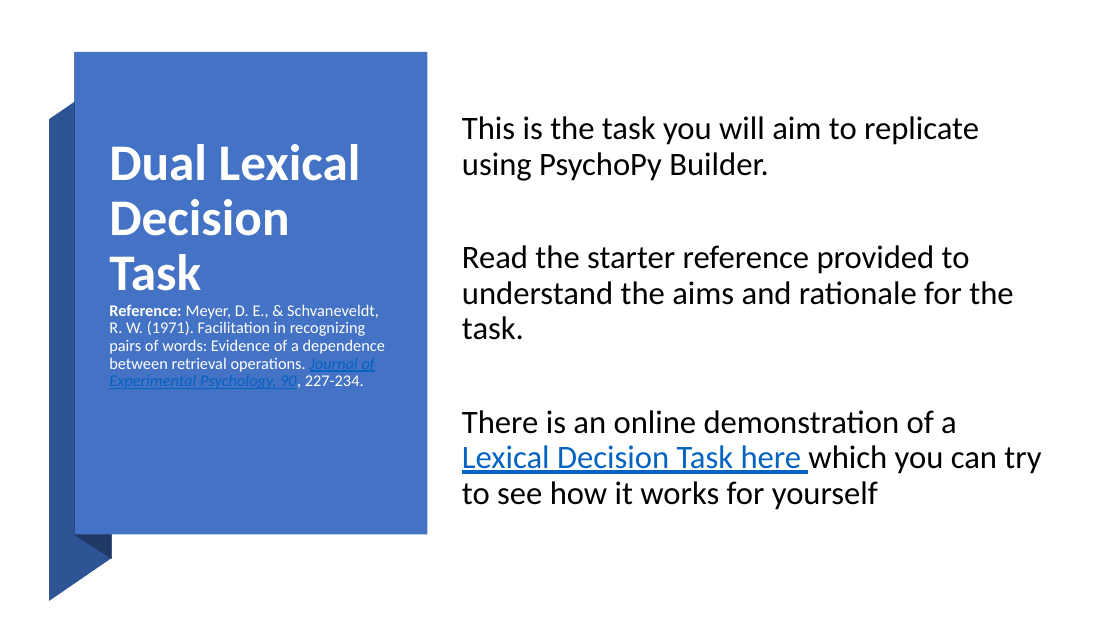
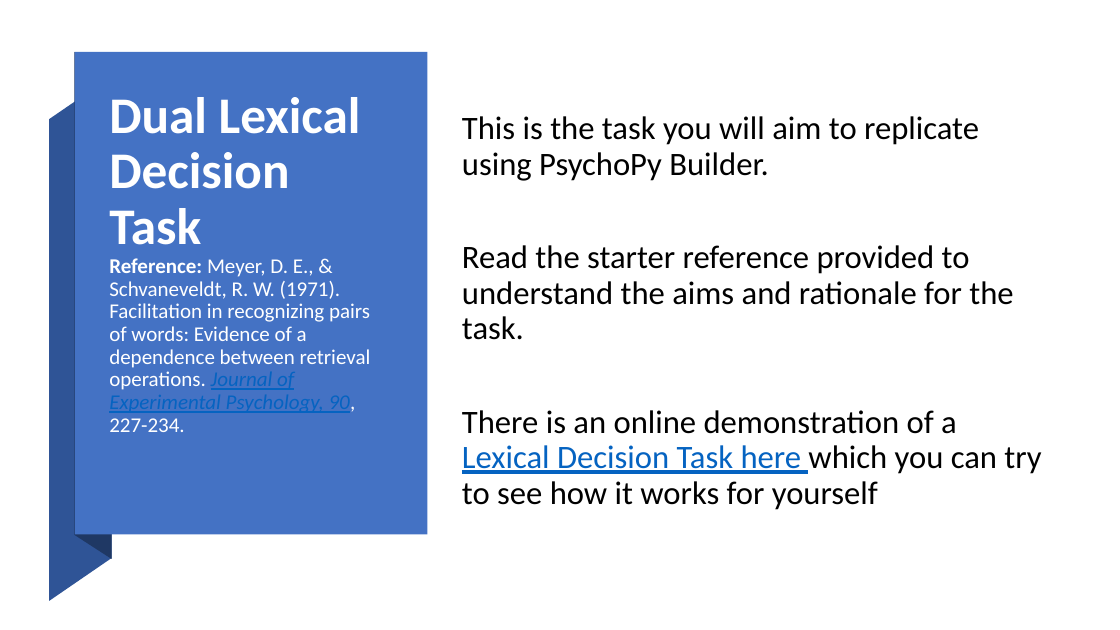
Before and after one commit to GlenPennington/EDP, a slide deck: slide 5 of ppts/003_Assessment.pptx. Drawn at 1120x630 pixels with LibreOffice and Linux fonts; fonts in the diff are those of the drawing. Boxes give left, top, right and bottom in pixels: in the first picture for what was removed or moved away, otherwise in the second. Text is boxed around its words. In the diff, an @@ line names an element or a change of style, - is before the commit and + after.

```diff
--- a/ppts/003_Assessment.pptx
+++ b/ppts/003_Assessment.pptx
@@ title "Dual Lexical Decision Task Reference: ..." at (109,97,371,432): size 14 to 18 pt in "Reference: Meyer, D. E., & Schvaneveldt, R. ..." @@
```
Also in this commit, not shown: 2 other slides changed.
